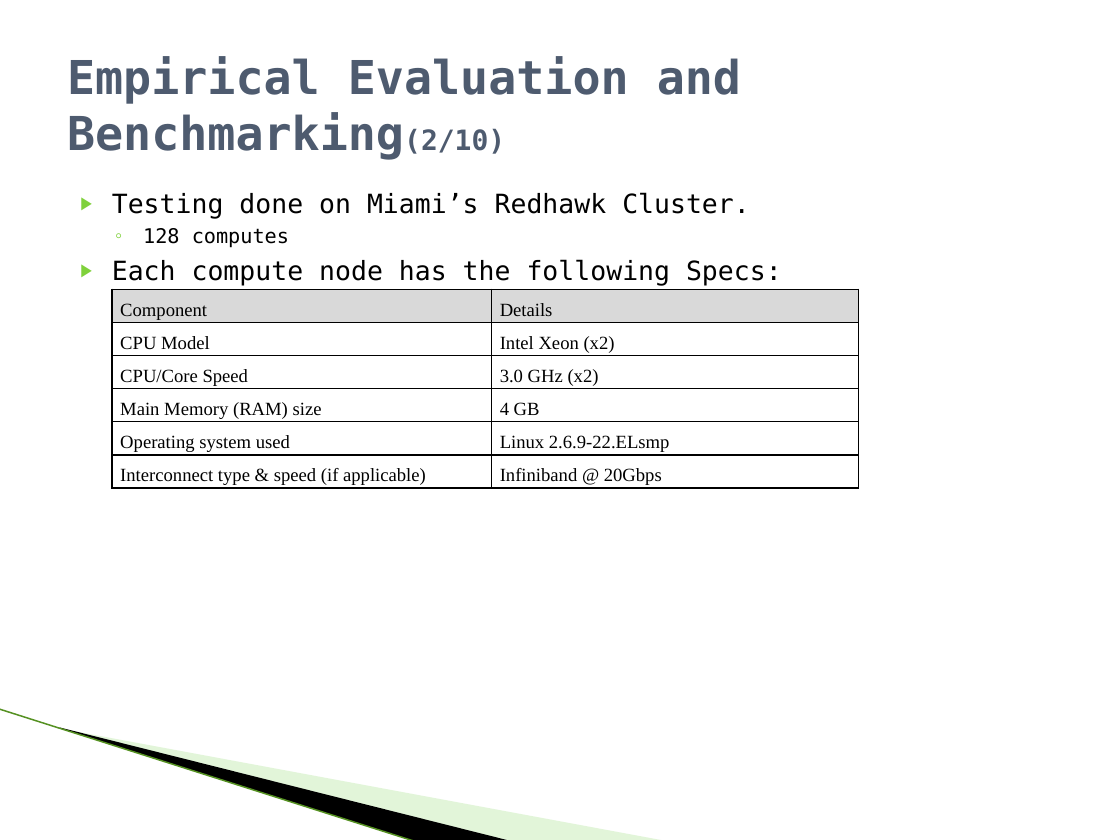
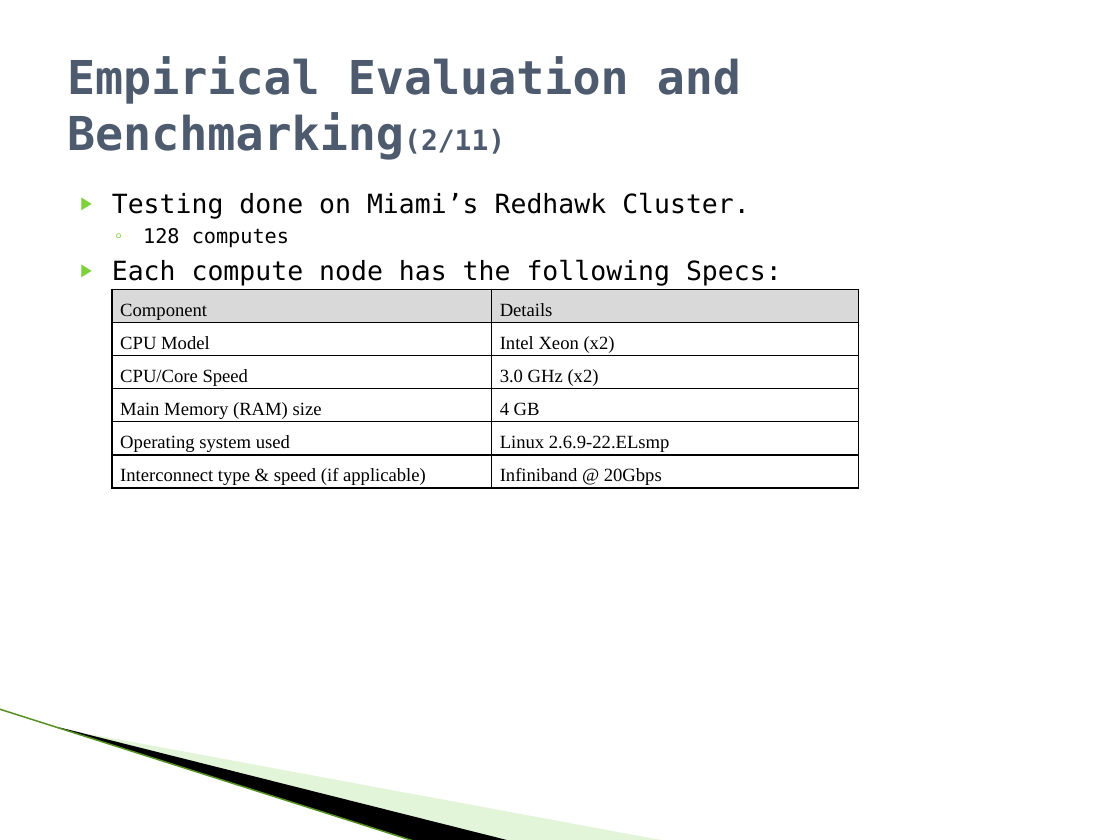
Before and after one commit to raodj/muse, a slide deck: slide 9 of Thesis/MUSE_Defense_presentation.pptx. Drawn at 1120x840 pixels with LibreOffice and Linux fonts; fonts in the diff are those of the drawing; background and template pictures are left out. Boxes give left, top, right and bottom in pixels: in the first picture for what was removed or moved away, otherwise in the second. Text is boxed around its words. In the diff, an @@ line names an element or a change of style, - is before the commit and + after.

```diff
--- a/Thesis/MUSE_Defense_presentation.pptx
+++ b/Thesis/MUSE_Defense_presentation.pptx
@@ title at box(67, 56, 741, 160): text changed @@
-Empirical Evaluation and Benchmarking(2/10)
+Empirical Evaluation and Benchmarking(2/11)
```
Also in this commit, not shown: 9 other slides changed, 1 slide added, 1 other file.
